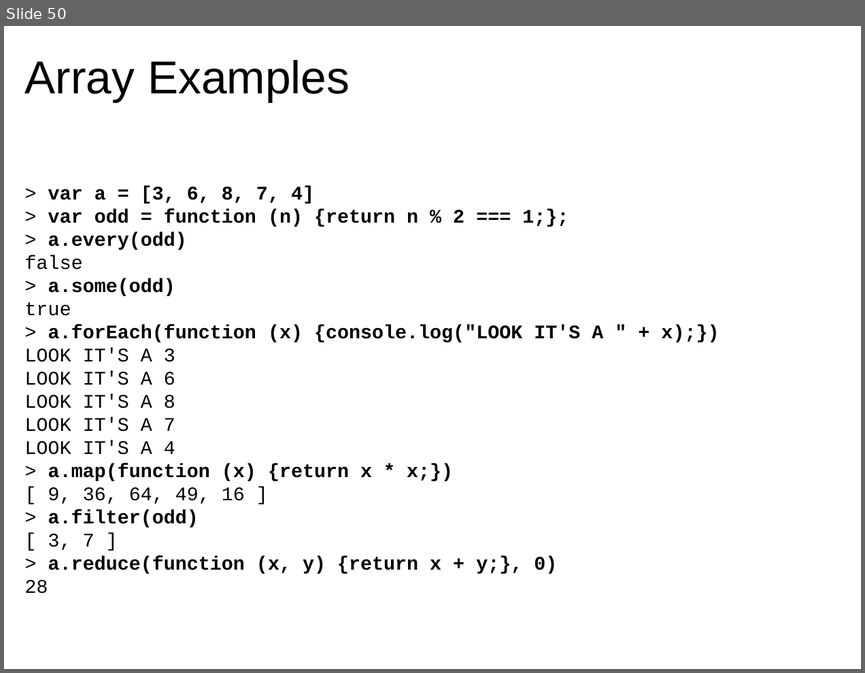
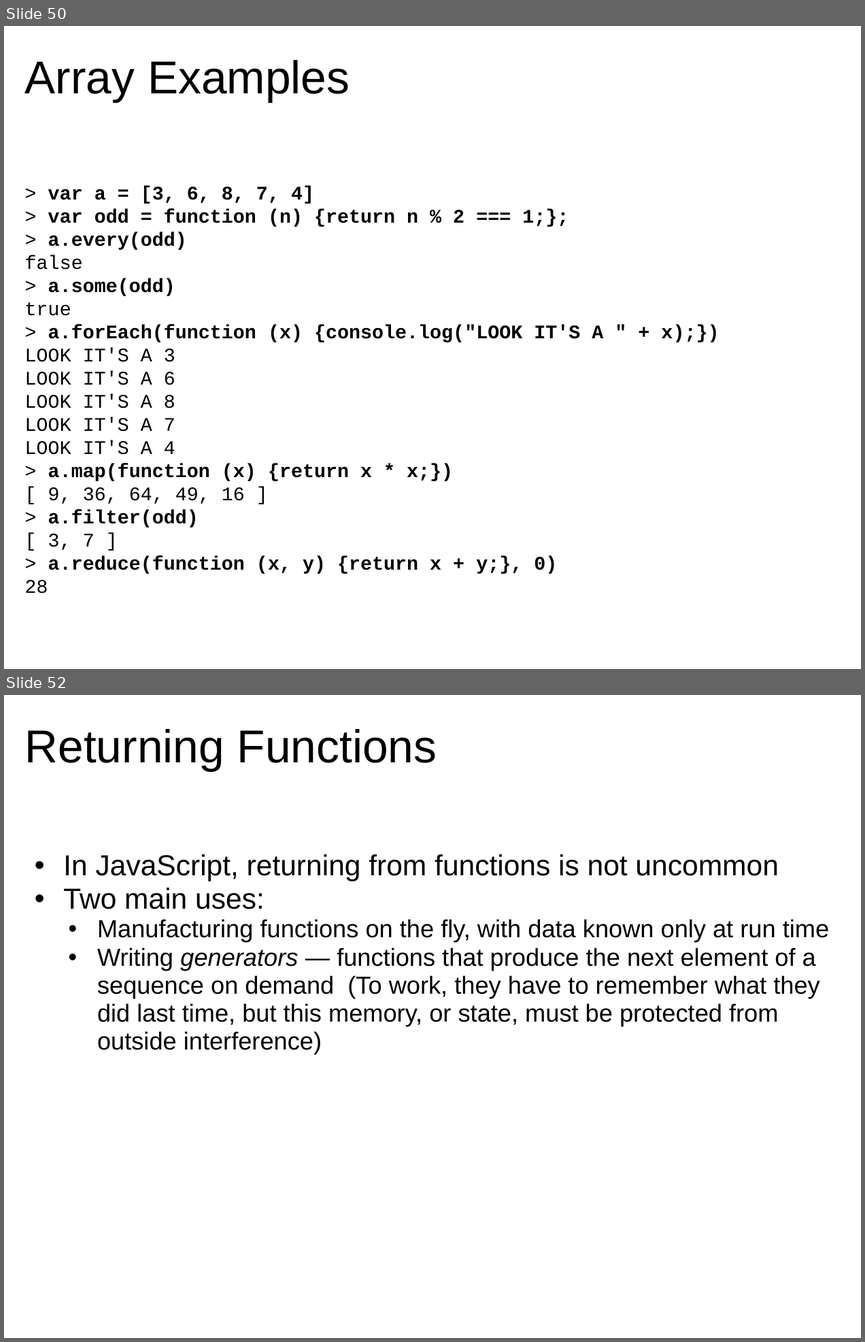
Before and after one commit to dondi/javascript-book, a slide deck: presentations/Chapter_5_Presentation.ppt. Shown one above the other, each under a label of ours: slide 50 before the commit, slides 50 and 52 after it; the slides between them are not shown. The pictures are 865x673 and 865x1342 pixels, drawn with LibreOffice and Linux fonts; fonts in the diff are those of the drawing; background and template pictures are left out. Boxes give left, top, right and bottom in pixels: in the first picture for what was removed or moved away, otherwise in the second. Text is boxed around its words. In the diff, an @@ line names an element or a change of style, - is before the commit and + after.

```diff
--- a/presentations/Chapter_5_Presentation.ppt
+++ b/presentations/Chapter_5_Presentation.ppt
@@ slide 52 added at [4,695,861,1338], background picture (left out) @@
@@ title added at [25,729,436,771], 43 pt, text #000000 @@
+Returning Functions
@@ text added at [63,854,829,1054], 23 pt, text #000000 @@
+  • In JavaScript, returning from functions is not uncommon
+  • Two main uses:
+    • Manufacturing functions on the fly, with data known only at run time
+    • Writing generators — functions that produce the next element of a sequence on demand (To work, they have to remember what they did last time, but this memory, or state, must be protected from outside interference)
```
Also in this commit, not shown: 8 slides changed, 7 other slides added, 3 slides removed.
